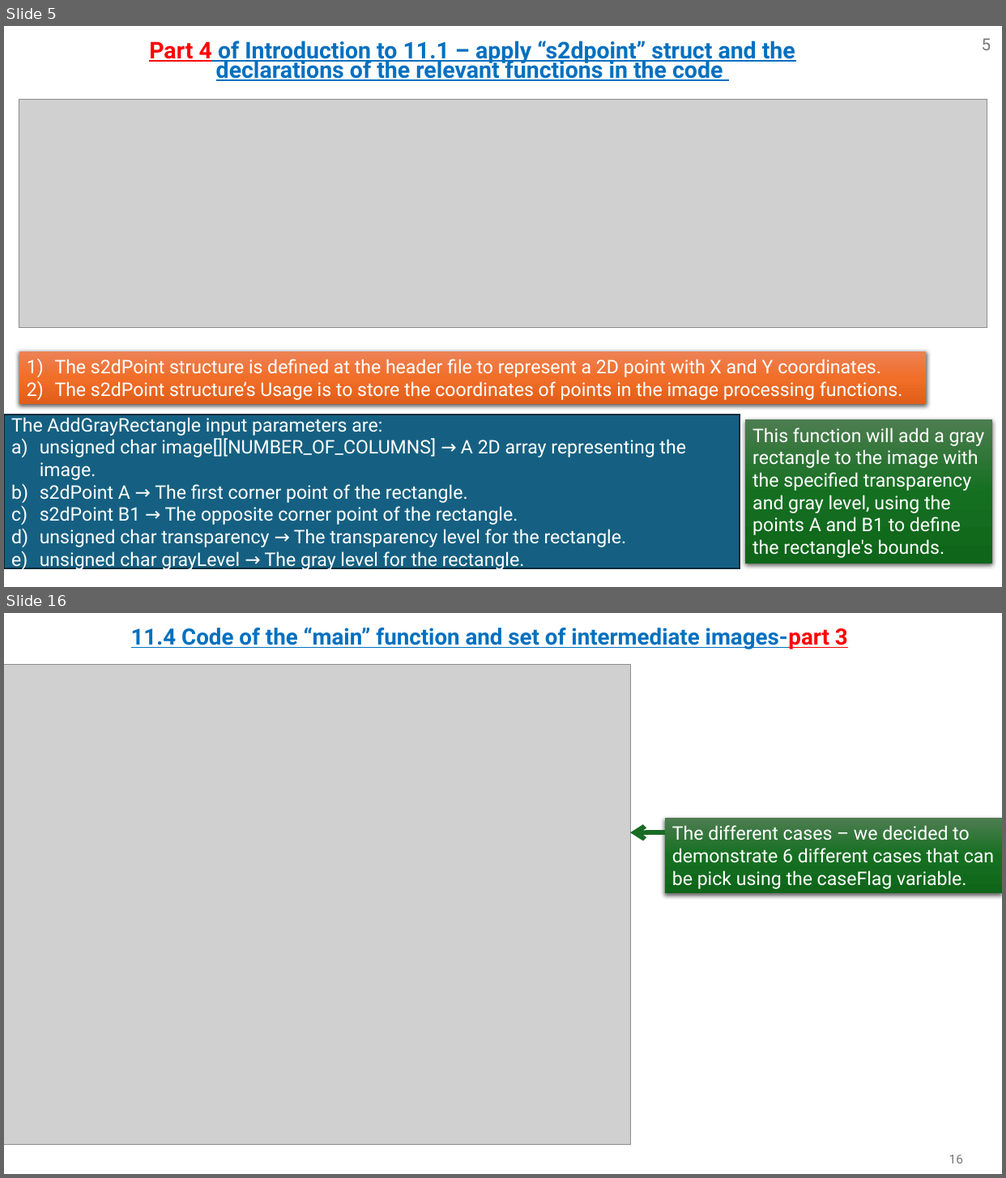
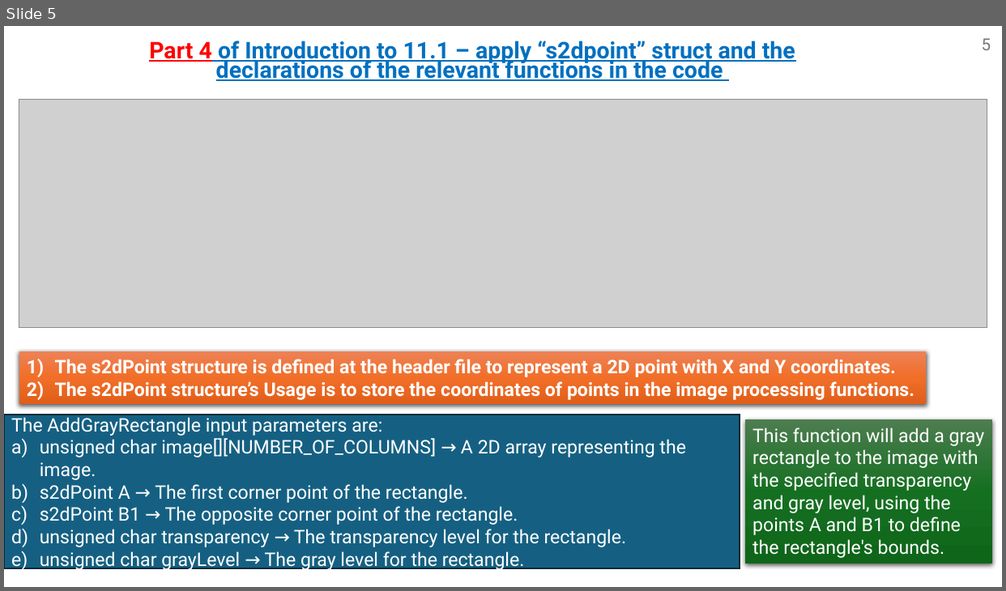
Before and after one commit to omripony/image-processing, a slide deck: labs/Assignment_11.pptx. Shown one above the other, each under a label of ours: slides 5 and 16 before the commit, slide 5 after it; the slides between them are not shown. The pictures are 1006x1178 and 1006x591 pixels, drawn with LibreOffice and Linux fonts; fonts in the diff are those of the drawing; grey boxes stand for pictures. Boxes give left, top, right and bottom in pixels: in the first picture for what was removed or moved away, otherwise in the second. Text is boxed around its words. In the diff, an @@ line names an element or a change of style, - is before the commit and + after.

```diff
--- a/labs/Assignment_11.pptx
+++ b/labs/Assignment_11.pptx
@@ slide 16 removed at (x1=4, y1=613, x2=1002, y2=1174), background #FFFFFF @@
@@ title removed at (x1=131, y1=628, x2=848, y2=649) @@
-11.4 Code of the “main” function and set of intermediate images-part 3
@@ picture removed at (x1=4, y1=665, x2=631, y2=1144) @@
@@ rectangle removed at (x1=665, y1=818, x2=1002, y2=894) @@
-The different cases – we decided to demonstrate 6 different cases that can be pick using the caseFlag variable.
@@ arrow removed from (665, 833) to (631, 833) @@
@@ page number removed at (x1=949, y1=1155, x2=963, y2=1164) @@
-16
@@ slide 5 changed as well @@
@@ rectangle "The s2dPoint structure is defined ..." at (x1=19, y1=352, x2=927, y2=405): bold on @@
```
Also in this commit, not shown: 5 other slides changed, 23 slides added, 8 other slides removed.
